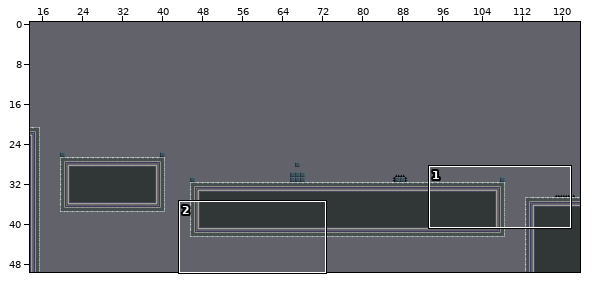
A Tiled map gets an edit: android/assets/levels/level5.tmx. The picture above shows the old version from afar; the outline marks the close-up.
Close-up. Old version:
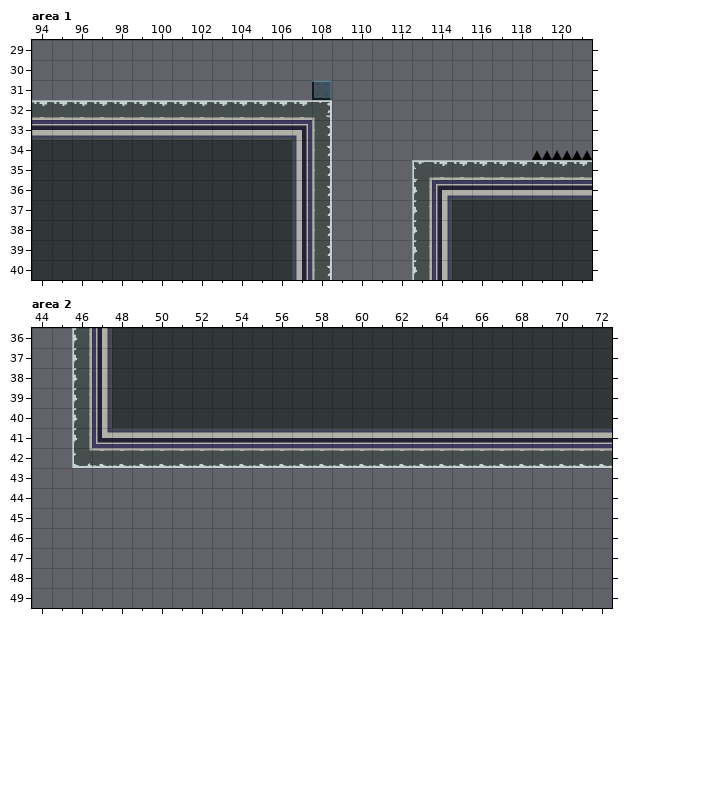
Cells are 32x32 px. Shown: area 1 x 94..121, y 29..40; area 2 x 44..72, y 36..49. The commit also changed other parts of the map, which this record leaves out.
After:
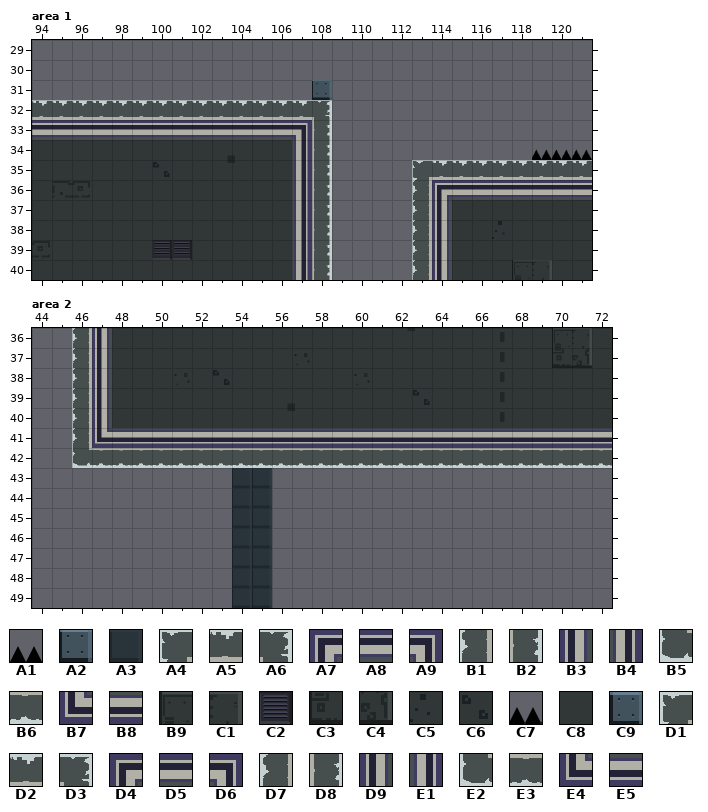
Key: from "tiles_128": A1 13; from "tileset": A2 37, A3 38, A4 48, A5 49, A6 50, A7 53, A8 54, A9 55, B1 64, B2 66, B3 69, B4 71, B5 80, B6 81, B7 85, B8 86, B9 88, C1 89, C2 100, C3 104, C4 105, C5 119, C6 133, C7 145; from "tileset-new": C8 16, C9 35, D1 45, D2 46, D3 47, D4 50, D5 51, D6 52, D7 60, D8 62, D9 65, E1 67, E2 75, E3 76, E4 80, E5 81.
__ is an empty cell.
The edit:
Layer "Platform", area 1:
y 31: x 108 C9 -> A2
y 32: x 94..108 D2 D2 D2 D2 D2 D2 D2 D2 D2 D2 D2 D2 D2 D2 D3 -> A5 A5 A5 A5 A5 A5 A5 A5 A5 A5 A5 A5 A5 A5 A6
y 33: x 94..108 D5 D5 D5 D5 D5 D5 D5 D5 D5 D5 D5 D5 D5 D6 D8 -> A8 A8 A8 A8 A8 A8 A8 A8 A8 A8 A8 A8 A8 A9 B2
y 34: x 107..108 E1 D8 -> B4 B2
y 35: x 100 C8 -> C6; x 107..108 E1 D8 -> B4 B2; x 113..121 D1 D2 D2 D2 D2 D2 D2 D2 D2 -> A4 A5 A5 A5 A5 A5 A5 A5 A5
y 36: x 107..108 E1 D8 -> B4 B2; x 113..121 D7 D4 D5 D5 D5 D5 D5 D5 D5 -> B1 A7 A8 A8 A8 A8 A8 A8 A8
y 37: x 107..108 E1 D8 -> B4 B2; x 113..114 D7 D9 -> B1 B3
y 38: x 107..108 E1 D8 -> B4 B2; x 113..114 D7 D9 -> B1 B3; x 117 C8 -> C5
y 39: x 100..101 C8 C8 -> C2 C2; x 107..108 E1 D8 -> B4 B2; x 113..114 D7 D9 -> B1 B3
y 40: x 107..108 E1 D8 -> B4 B2; x 113..114 D7 D9 -> B1 B3; x 118..119 C8 C8 -> B9 C1
Layer "Spikes", area 1:
y 34: x 119..121 A1 A1 A1 -> C7 C7 C7
Layer "Platform", area 2:
y 36: x 46..47 D7 D9 -> B1 B3; x 70..71 C8 C8 -> B9 C1
y 37: x 46..47 D7 D9 -> B1 B3; x 70..71 C8 C8 -> C3 C4
y 38: x 46..47 D7 D9 -> B1 B3; x 53 C8 -> C6
y 39: x 46..47 D7 D9 -> B1 B3; x 63 C8 -> C6
y 40: x 46..47 D7 D9 -> B1 B3
y 41: x 46..72 D7 E4 E5 E5 E5 E5 E5 E5 E5 E5 E5 E5 E5 E5 E5 E5 E5 E5 E5 E5 E5 E5 E5 E5 E5 E5 E5 -> B1 B7 B8 B8 B8 B8 B8 B8 B8 B8 B8 B8 B8 B8 B8 B8 B8 B8 B8 B8 B8 B8 B8 B8 B8 B8 B8
y 42: x 46..72 E2 E3 E3 E3 E3 E3 E3 E3 E3 E3 E3 E3 E3 E3 E3 E3 E3 E3 E3 E3 E3 E3 E3 E3 E3 E3 E3 -> B5 B6 B6 B6 B6 B6 B6 B6 B6 B6 B6 B6 B6 B6 B6 B6 B6 B6 B6 B6 B6 B6 B6 B6 B6 B6 B6
y 43..49: x 54..55 __ __ -> A3 A3
Where, in picture pixels (left, top, right, bottom), the same in both close-ups:
changed: (32, 80, 332, 280)
changed: (413, 149, 592, 280)
changed: (73, 328, 612, 608)
